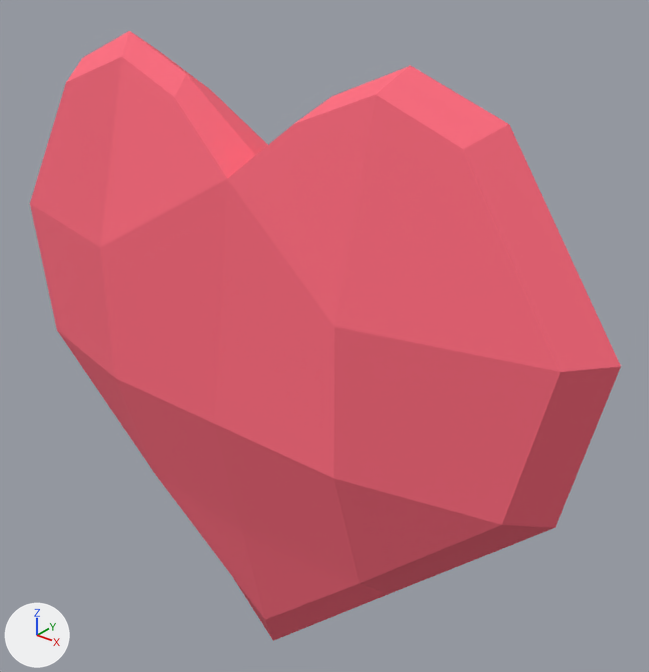
Before and after pictures for a commit that changed the FBX model Game/Game/Assets/modelData/Heart.fbx.
Before and after are seen from a 50 mm camera at (0.406, -0.436, 0.563) aimed at (0.023, 0.042, 0.267). The axes (+X, +Y, +Z) are drawn at lower left. The lights are the same throughout. Where no turn or scale is listed for an object, it has been applied to the vertices.
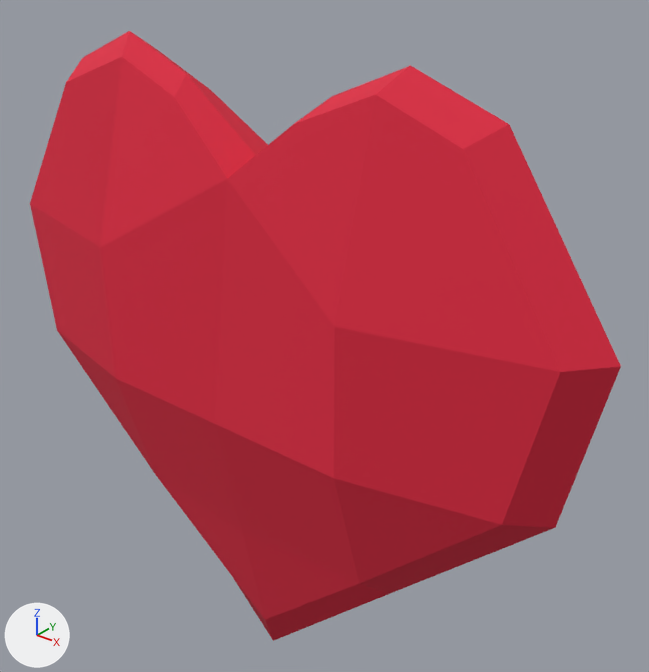
Pixel boxes (x1, y1, x2, y2) of what changed, in the pictures (649 x 672 px):
'Cube.016', surface changed: (30, 31, 621, 641) in both

Patch to the scene script:
```diff
--- a/Game/Game/Assets/modelData/Heart.fbx.py
+++ b/Game/Game/Assets/modelData/Heart.fbx.py
@@ img_heart_png @@
+img_heart_png = load_image('Heart.png', 'heart.png', 964, 532, 'sRGB')
@@ mat_material__28 @@
 mat_material__28 = principled_material('Material #28')
-mat_material__28.texture = img_red_png
+mat_material__28.texture = img_heart_png
 mat_material__28.roughness = 0.859
```
